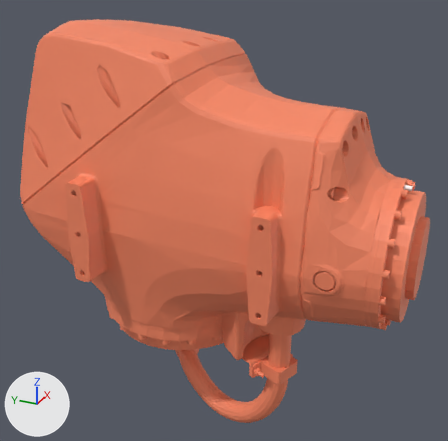
An edit to the OBJ model docs/public/sim/models/kuka_vcmx/KR_50_R2500/A3.obj, drawn before and after from the same camera.
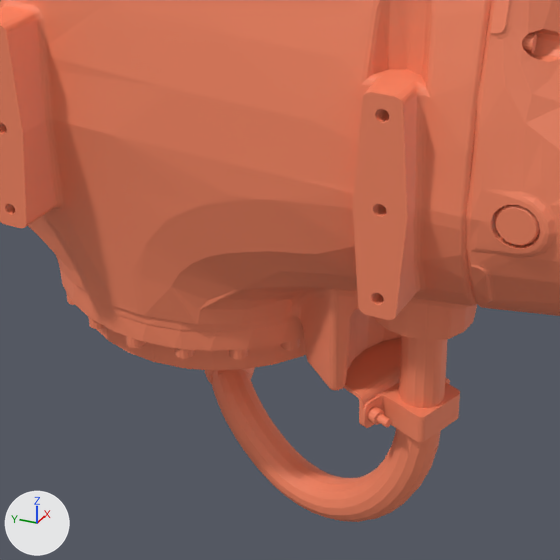
Each version is shown whole from a 50 mm camera at (-0.743, -0.4, 0.349) aimed at (0.003, -0.065, -0.025), then close up on the part from 17% to 77% of the width and 39% to 100% of the height. The axes (+X, +Y, +Z) are drawn at lower left. The lights are the same throughout. The first two pictures are the older version. Where no turn or scale is listed for an object, it has been applied to the vertices. Vertices at exactly the same position are counted once.

The first close-up shows 'A3'.
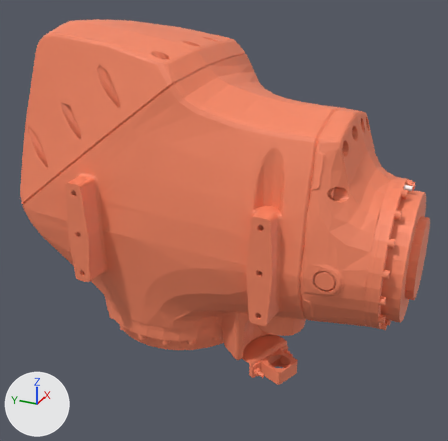
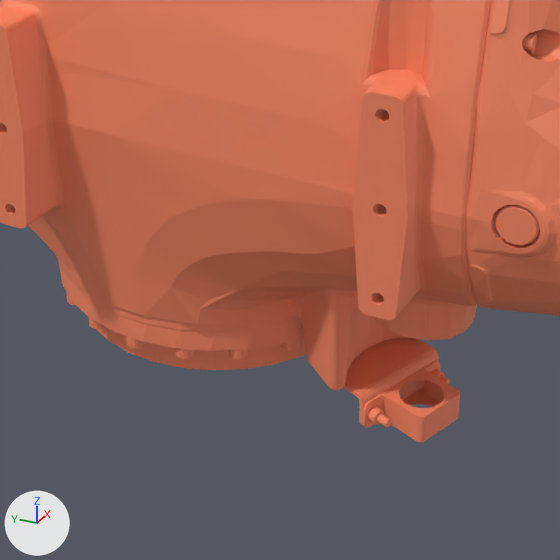
The change, as a diff of the scene's bpy script:
```diff
--- a/docs/public/sim/models/kuka_vcmx/KR_50_R2500/A3.obj.py
+++ b/docs/public/sim/models/kuka_vcmx/KR_50_R2500/A3.obj.py
@@ mat_mat_1 @@
+mat_mat_1 = principled_material('mat_1')
+mat_mat_1.base_color = (0.961, 0.251, 0.129)  # orange #fb8965
+mat_mat_1.roughness = 0.553
@@ me_a3 @@
 # used by ob_a3; location = (0.0, 0.0, 0.0)
-me_a3.from_pydata(...)  # 10205 vertices, 18463 faces; spans x -0.162..0.159, y -0.347..0.203, z -0.328..0.246
+me_a3.from_pydata(...)  # 9061 vertices, 16734 faces; spans x -0.162..0.159, y -0.347..0.203, z -0.201..0.246
+# me_a3 part 1: 1144 vertices removed from x -0.092..0.02, y -0.199..0.02, z -0.328..-0.117
 me_a3.materials.append(mat_mat_0)
 me_a3.materials.append(mat_mat_3)
+me_a3.materials.append(mat_mat_1)  # orange #fb8965
```

Boxes (x1, y1, x2, y2) around the edits, measured in the close-ups (560 x 560 px):
'A3', reshaped
    before: (0, 0, 560, 522)
    after: (0, 0, 560, 442)
part 1 of me_a3, deleted (orange)
    before: (205, 335, 447, 522)
